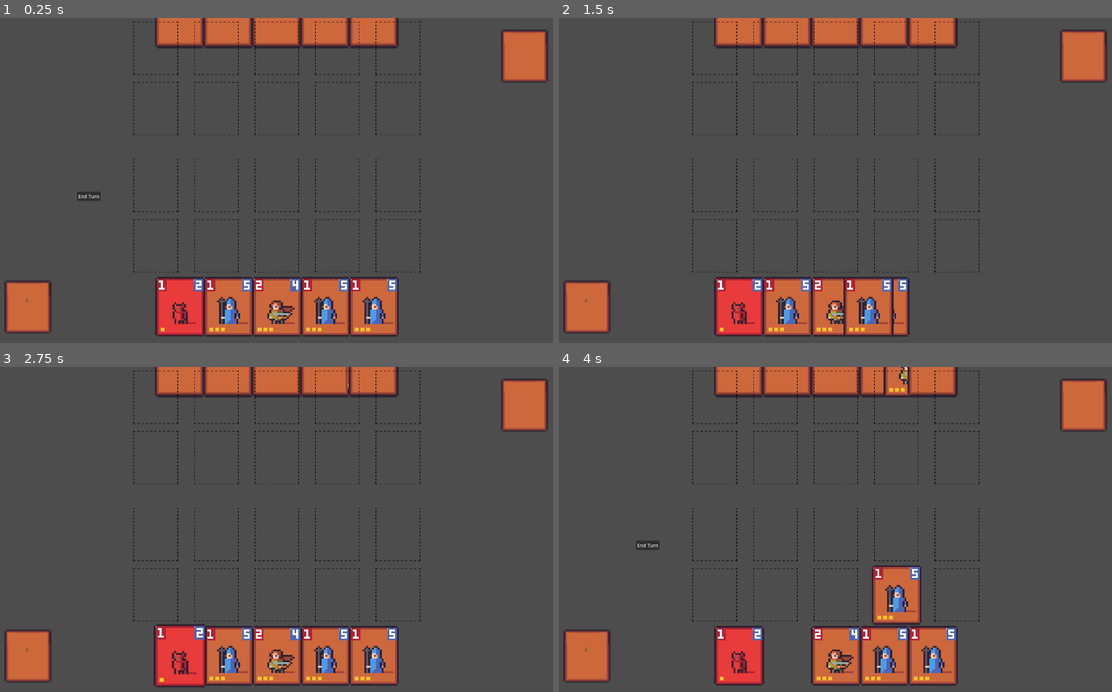
Above: before the commit, frames 1-4 (two rows, left to right).
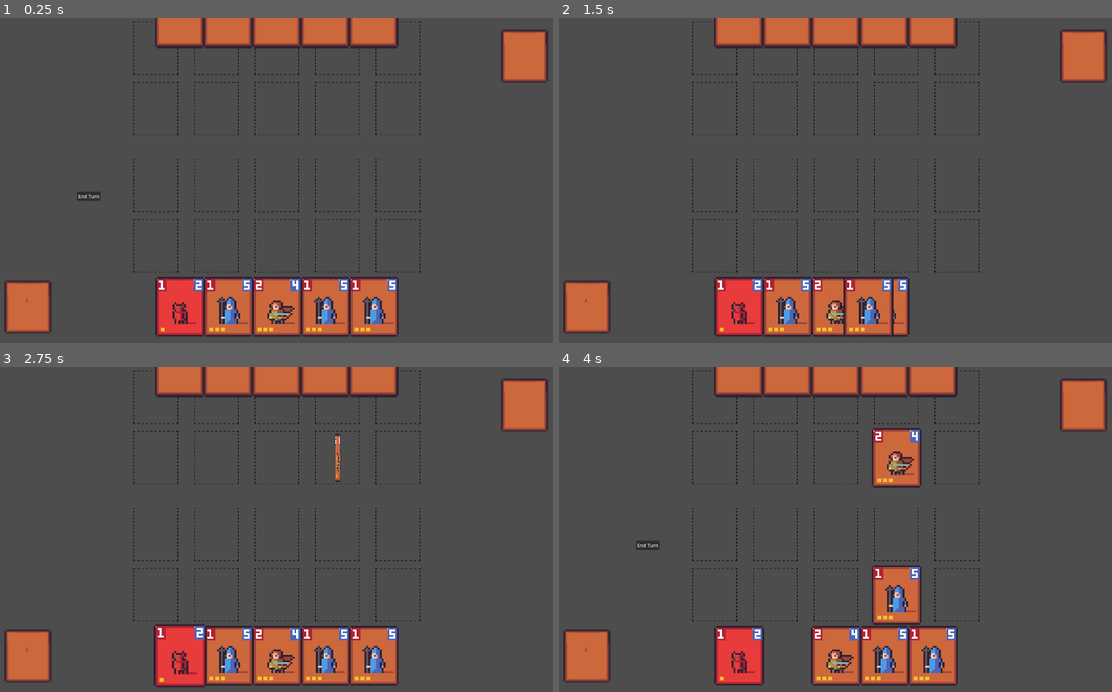
Above: after the commit, the same moments.

Repository: yusufdegerli/cardgameGodot
Game: Godot game, scene res://scenes/main.tscn
The game is run twice, just before and just after one commit, with the same random seed, the same clock (stepped at 60 frames per second) and the same inputs.
Inputs (mouse positions are in pixels of both pictures, inside the frame that each line leads up to):
- Up to frame 1 (0.25 s): no input
- Up to frame 2 (1.5 s): click "End Turn" at 0.5 s; tap Enter at 1.25 s; drag from (935, 307) to (741, 307) at 1.27 s
- Up to frame 3 (2.75 s): drag from (326, 656) to (182, 656) at 2.02 s
- Up to frame 4 (4 s): move the mouse to (835, 656) at 2.77 s; click (835, 656) at 2.92 s; tap Space at 3.5 s; drag from (785, 656) to (896, 594) at 3.52 s

The runs differ from the first frame. In frame 1, 0.1% of the frame differs, in the area x 28-73%, y 1-9%; in frame 2, 0.1%; in frame 3, 0.2%; in frame 4, 1.9%, in the area x 28-73%, y 0-38%.

Commit message:
değişiklik yapıldı. Attack deneniyor. Hatalı ama hata vermiyor

Diff:
--- a/scenes/Opponent.tscn
+++ b/scenes/Opponent.tscn
@@ -4,6 +4,7 @@
 [ext_resource type="Texture2D" uid="uid://bqigo1pwbcjia" path="res://assets/CardSlot.png" id="2_sgymr"]
 
 [node name="CardSlot" type="Node2D"]
+z_index = -3
 position = Vector2(782, 205)
 script = ExtResource("1_8rtng")
 
--- a/scripts/BattleManager.gd
+++ b/scripts/BattleManager.gd
@@ -5,9 +5,12 @@
 
 var battle_timer
 var empty_monster_card_slots = []
+var opponent_cards_on_battlefield = []
+var player_cards_on_battlefield = []
 
 func _ready() -> void:
 	battle_timer = $"../BattleTimer"
+	battle_timer.one_shot = true
 	battle_timer.wait_time = 1.0
 
 	empty_monster_card_slots.append($"../CardSlots/EnemyCardSlot1")
@@ -36,26 +39,64 @@
 		battle_timer.start()
 		await battle_timer.timeout
 
-	# Check if any free monster card slots, and if no, end turn
-	if empty_monster_card_slots.size() == 0:
-		end_opponent_turn()
-		return
+	# Check if any free slot, and play monster with highest attack if so
+	if empty_monster_card_slots.size() != 0:
+		await try_play_card_with_highest_attack()
 
-	# Try play card and wait 1 sec if played
-	await try_play_card_with_highest_attack()
-
+	# Try attack
+	if opponent_cards_on_battlefield.size() != 0:
+		var enemy_cards_to_attack = opponent_cards_on_battlefield.duplicate()
+		# Each opponent attacks
+		for card in enemy_cards_to_attack:
+			# If at least 1 card on player field
+			if player_cards_on_battlefield.size() != 0:
+				attack()
+			else:
+				direct_attack(card, "Opponent")
+				# Perform direct attack
 
 	end_opponent_turn()
 
 
+func direct_attack(attacking_card, attacker):
+	var new_pos_y
+	if attacker == "Opponent":
+		new_pos_y = 1080
+	else:
+		new_pos_y = 0
+	var new_pos = Vector2(attacking_card.position.x, new_pos_y)
+
+	attacking_card.z_index = 5
+
+	#Animate card to position
+	var tween = get_tree().create_tween()
+	tween.tween_property(attacking_card, "position", new_pos, CARD_MOVE_SPEED)
+	await wait(0.15)
+
+	if attacker == "Opponent":
+		pass
+		# Deal damage to player
+	else:
+		pass
+		# Deal damage to opponent
+
+	var tween2 = get_tree().create_tween()
+	tween2.tween_property(attacking_card, "position", attacking_card.card_slot_card_is_in.position, CARD_MOVE_SPEED)
+	await wait(1.0)
+
+	attacking_card.z_index = 0
+
+
+func attack():
+	print("attack")
 
 func try_play_card_with_highest_attack():
+	var random_empty_monster_card_slot = empty_monster_card_slots[randi_range(0, empty_monster_card_slots.size() -1)]
 	# Get random empty slot to play the card in
 	var opponent_hand = $"../OpponentHand".opponent_hand
 	if opponent_hand.size() == 0:
 		end_opponent_turn()
 		return
-	var random_empty_monster_card_slot = empty_monster_card_slots[randi_range(0, empty_monster_card_slots.size())]
 	empty_monster_card_slots.erase(random_empty_monster_card_slot)
 	# Play the card in hard with highest attack
 	# Start by assuming the first card in hand has highest attack
@@ -67,22 +108,33 @@
 
 	# Animate card to position
 	var tween = get_tree().create_tween()
-	tween.tween_property(card_with_highest_atk, "position", random_empty_monster_card_slot, CARD_MOVE_SPEED)
+	tween.tween_property(card_with_highest_atk, "position", random_empty_monster_card_slot.position, CARD_MOVE_SPEED)
 	var tween2 = get_tree().create_tween()
 	tween2.tween_property(card_with_highest_atk, "scale", Vector2(CARD_SMALLER_SCALE, CARD_SMALLER_SCALE), CARD_MOVE_SPEED)
 	card_with_highest_atk.get_node("AnimationPlayer").play("card_flip")
 
 	# Remove the card from opponents_hand
 	$"../OpponentHand".remove_card_from_hand(card_with_highest_atk)
+	card_with_highest_atk.card_slot_card_is_in = random_empty_monster_card_slot
+	opponent_cards_on_battlefield.append(card_with_highest_atk)
 
 	# Wait 1 second
+	await wait(1.0)
+
+
+func wait(wait_time):
+	battle_timer.wait_time = wait_time
 	battle_timer.start()
 	await battle_timer.timeout
-
 
 func end_opponent_turn():
 	# Reset the player deck draw
 	$"../Deck".reset_draw()
 	$"../CardManager".reset_played_monster()
+	$"../EndTurnButton".disabled = false
 	$"../EndTurnButton".visible = true
-	$"../EndTurnButton".disabled = false
+
+
+
+	#HERHANGİ BİR HATA DÖNDÜRMÜYOR DAKİKA 7.38
+	#ANCAK SANIRIM DIRECT_ATTACK'a GİRMEDİĞİ İÇİN, ANİMASYON GERÇEKLEŞMİYOR
--- a/scripts/CardManager.gd
+++ b/scripts/CardManager.gd
@@ -81,6 +81,7 @@
 				card_being_dragged.position = card_slot_found.position
 				card_being_dragged.get_node("Area2D/CollisionShape2D").disabled = true
 				card_slot_found.card_in_slot = true
+				$"../BattleManager".player_cards_on_battlefield.append(card_being_dragged)
 				card_being_dragged = null
 				return
 	player_hand_reference.add_card_to_hand(card_being_dragged, DEFAULT_CARD_MOVE_SPEED)
--- a/scripts/OpponentCard.gd
+++ b/scripts/OpponentCard.gd
@@ -2,4 +2,5 @@
 
 var card_type
 var starting_position
+var card_slot_card_is_in
 var attack
--- a/scripts/OpponentDeck.gd
+++ b/scripts/OpponentDeck.gd
@@ -7,7 +7,6 @@
 var opponent_deck = ["HumanArcher", "HumanWizard", "Skeleton", "HumanWizard", "HumanWizard", "HumanWizard", "Demon", "Demon"]
 var card_database_reference
 
-# Called when the node enters the scene tree for the first time.
 func _ready() -> void:
 	"""
 	Başlangıçta çalışır.
